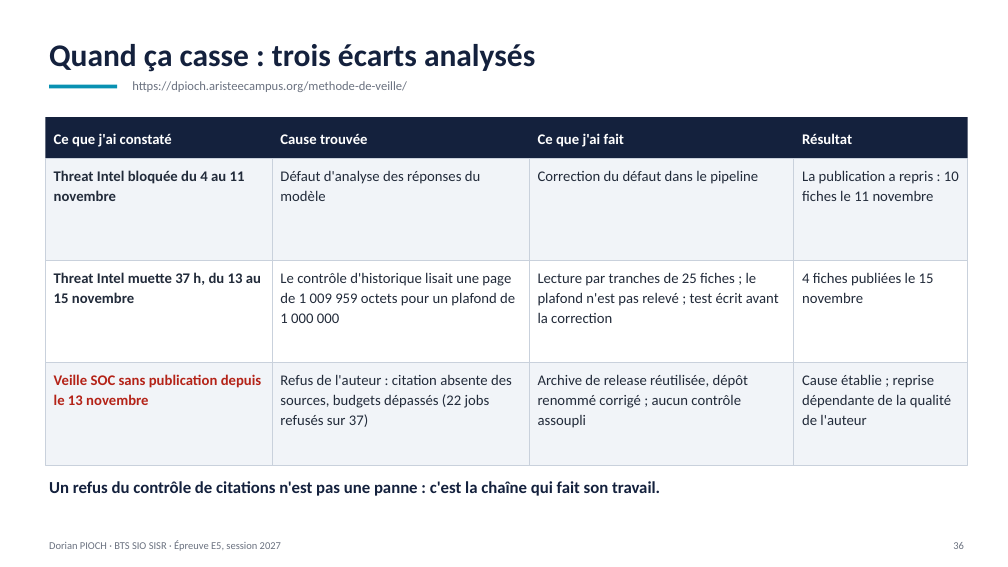
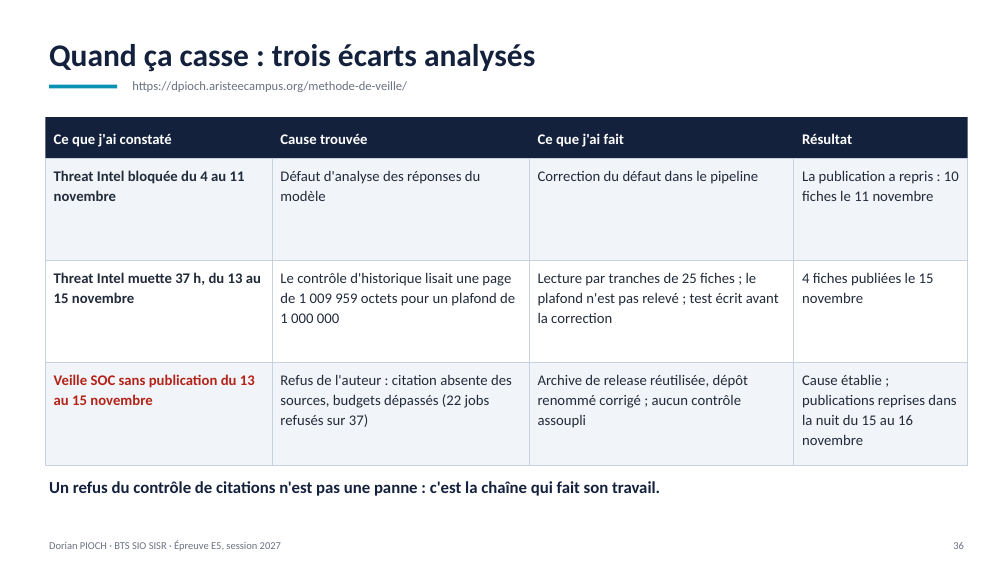
Before and after one commit to Dozyxio/dorian-pioch-e5-fichiers, a slide deck: slide 36 of Portfolio_E5_Dorian_Pioch_2027.pptx. Drawn at 1008x567 pixels with LibreOffice and Linux fonts; fonts in the diff are those of the drawing. Boxes give left, top, right and bottom in pixels: in the first picture for what was removed or moved away, otherwise in the second. Text is boxed around its words. In the diff, an @@ line names an element or a change of style, - is before the commit and + after.

Commit message:
E5: chiffres de veille au 16/11 (SOC repris), sans nombre de fiches dans le tableau

```diff
--- a/Portfolio_E5_Dorian_Pioch_2027.pptx
+++ b/Portfolio_E5_Dorian_Pioch_2027.pptx
@@ text at bbox=[54, 374, 255, 405]: text changed @@
-Veille SOC sans publication depuis le 13 novembre
+Veille SOC sans publication du 13 au 15 novembre
@@ text at bbox=[802, 374, 956, 445]: text changed @@
-Cause établie ; reprise dépendante de la qualité de l'auteur
+Cause établie ; publications reprises dans la nuit du 15 au 16 novembre
```
Also in this commit, not shown: 3 other slides changed, 3 other files.
